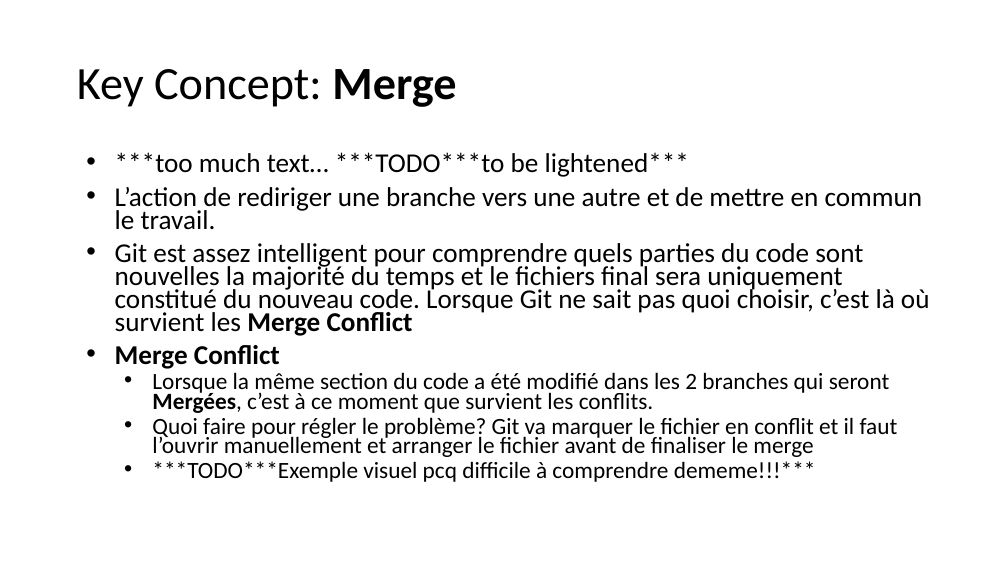
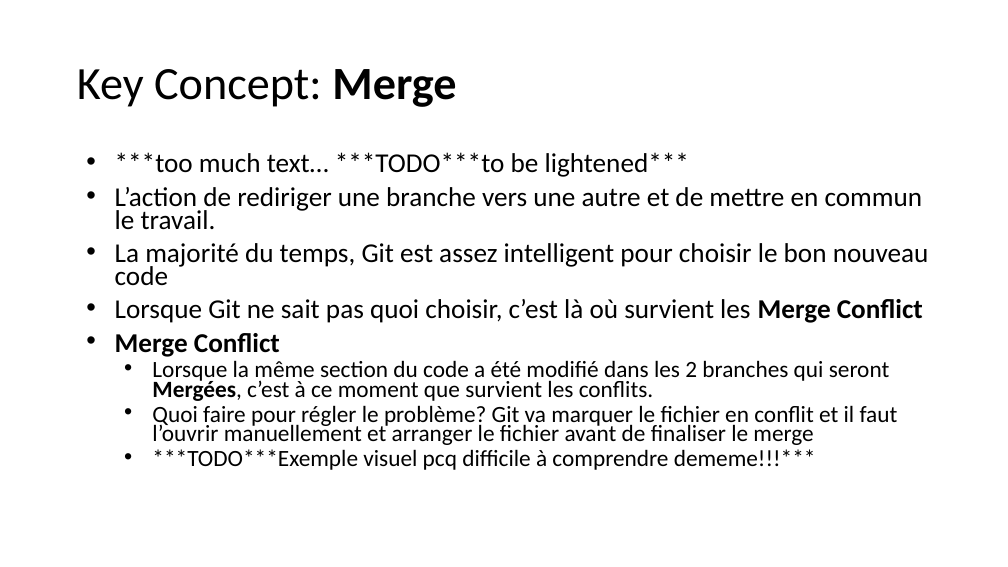
Before and after one commit to PolyCortex/Tuto-Git, a slide deck: slide 14 of Git-Tutorial-Good.pptx. Drawn at 1008x567 pixels with LibreOffice and Linux fonts; fonts in the diff are those of the drawing. Boxes give left, top, right and bottom in pixels: in the first picture for what was removed or moved away, otherwise in the second. Text is boxed around its words. In the diff, an @@ line names an element or a change of style, - is before the commit and + after.

```diff
--- a/Git-Tutorial-Good.pptx
+++ b/Git-Tutorial-Good.pptx
@@ text at box(115, 243, 929, 323): text changed @@
-• Git est assez intelligent pour comprendre quels parties du code sont nouvelles la majorité du temps et le fichiers final sera uniquement constitué du nouveau code. Lorsque Git ne sait pas quoi choisir, c’est là où survient les Merge Conflict
+• La majorité du temps, Git est assez intelligent pour choisir le bon nouveau code
+• Lorsque Git ne sait pas quoi choisir, c’est là où survient les Merge Conflict
```
Also in this commit, not shown: 11 other slides changed, 1 other file.
